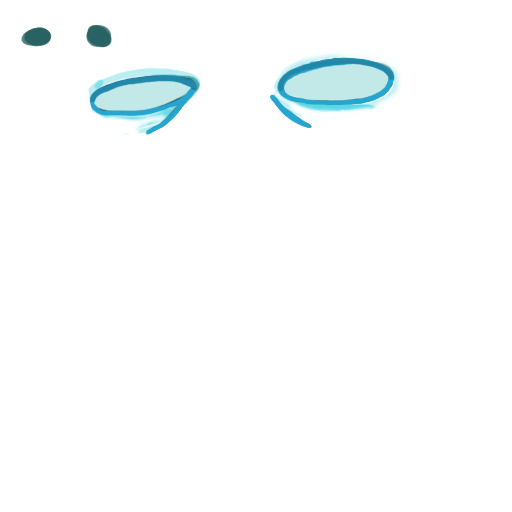
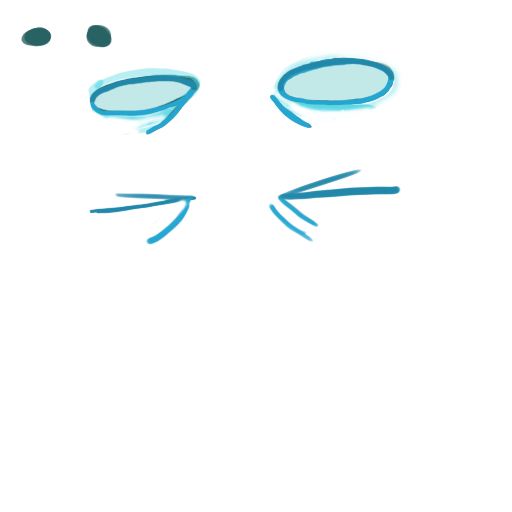
The second w=512, h=512 image is a revision of the first. Changes to its layers:
added group "eyeopen copy" with 1 layers in group "Group 1" over [89, 169, 401, 245]
added layer "Layer 7" in group "eyeopen copy" over [89, 169, 401, 245]